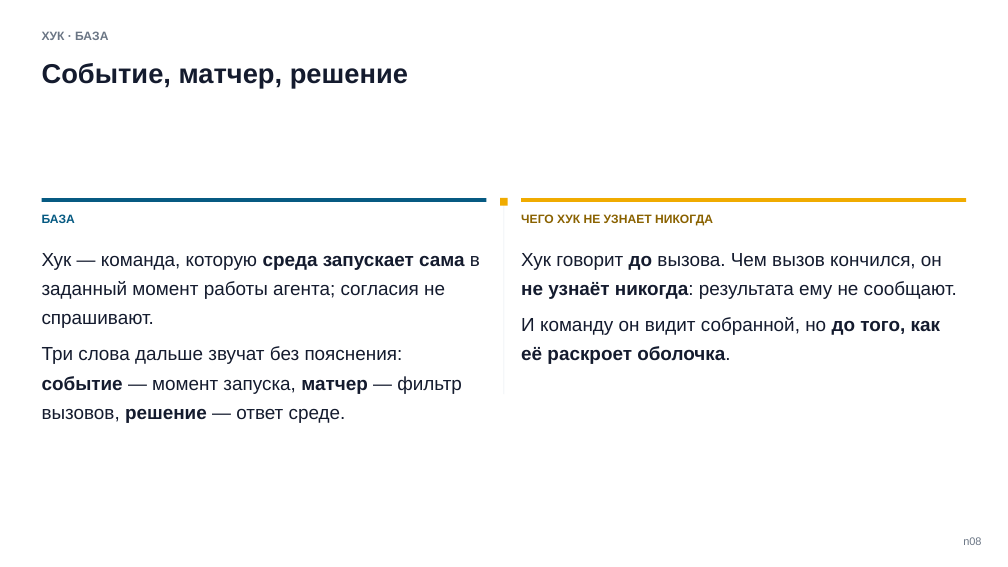
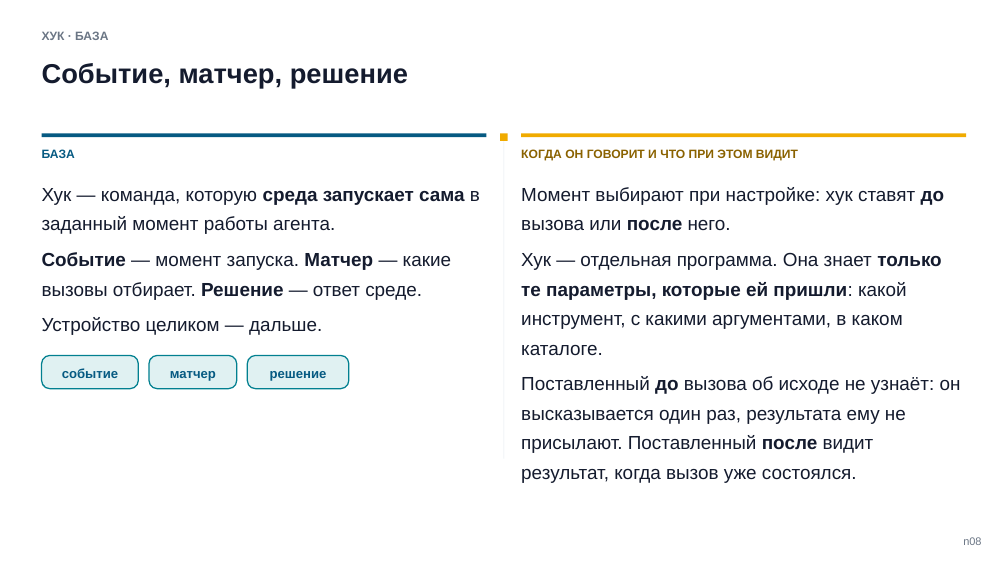
Before and after one commit to tellina-study/AI-usage-lessons, a slide deck: slide 8 of library/seminars/sem-05/rendered/sem-05.pptx. Drawn at 1008x567 pixels with LibreOffice and Linux fonts; fonts in the diff are those of the drawing. Boxes give left, top, right and bottom in pixels: in the first picture for what was removed or moved away, otherwise in the second. Text is boxed around its words. In the diff, an @@ line names an element or a change of style, - is before the commit and + after.

Commit message:
Механика: база хука переехала до первого кейса, «хук целиком» стал шестиблочным и впитал коды возврата, корзины событий пересобраны — прежние шесть покрывали 27 событий из 33 #211

```diff
--- a/library/seminars/sem-05/rendered/sem-05.pptx
+++ b/library/seminars/sem-05/rendered/sem-05.pptx
@@ 3 rectangles, 1 text: place and size @@
-3 rectangles, 1 text at [42,198,966,223]
+3 rectangles, 1 text at [42,133,966,158]
@@ rectangle: place and size @@
-rectangle at [504,198,504,394]
+rectangle at [504,133,504,458]
@@ text added at [521,149,798,161], 11.5 pt, text #8A6200, bold @@
+КОГДА ОН ГОВОРИТ И ЧТО ПРИ ЭТОМ ВИДИТ
@@ text at [42,188,480,335]: text changed @@
-Хук — команда, которую среда запускает сама в заданный момент работы агента; согласия не спрашивают.
-Три слова дальше звучат без пояснения: событие — момент запуска, матчер — фильтр вызовов, решение — ответ среде.
+Хук — команда, которую среда запускает сама в заданный момент работы агента.
+Событие — момент запуска. Матчер — какие вызовы отбирает. Решение — ответ среде.
+Устройство целиком — дальше.
@@ text added at [521,187,961,453], 18 pt, text #141B2E @@
+Момент выбирают при настройке: хук ставят до вызова или после него.
+Хук — отдельная программа. Она знает только те параметры, которые ей пришли: какой инструмент, с какими аргументами, в каком каталоге.
+Поставленный до вызова об исходе не узнаёт: он высказывается один раз, результата ему не присылают. Поставленный после видит результат, когда вызов уже состоялся.
@@ text removed at [521,214,713,225] @@
-ЧЕГО ХУК НЕ УЗНАЕТ НИКОГДА
@@ text removed at [521,253,957,364] @@
-Хук говорит до вызова. Чем вызов кончился, он не узнаёт никогда: результата ему не сообщают.
-И команду он видит собранной, но до того, как её раскроет оболочка.
@@ rounded rectangle added at [42,355,138,389], fill #E0F1F2, outline #028090 1.2 pt @@
@@ rounded rectangle added at [149,355,237,389], fill #E0F1F2, outline #028090 1.2 pt @@
@@ rounded rectangle added at [247,355,349,389], fill #E0F1F2, outline #028090 1.2 pt @@
@@ text added at [62,368,118,378], 12.5 pt, text #065A82, bold @@
+событие
@@ text added at [170,371,216,381], 12.5 pt, text #065A82, bold @@
+матчер
@@ text added at [270,371,327,381], 12.5 pt, text #065A82, bold @@
+решение
```
Also in this commit, not shown: 3 other slides changed, 9 other files.
